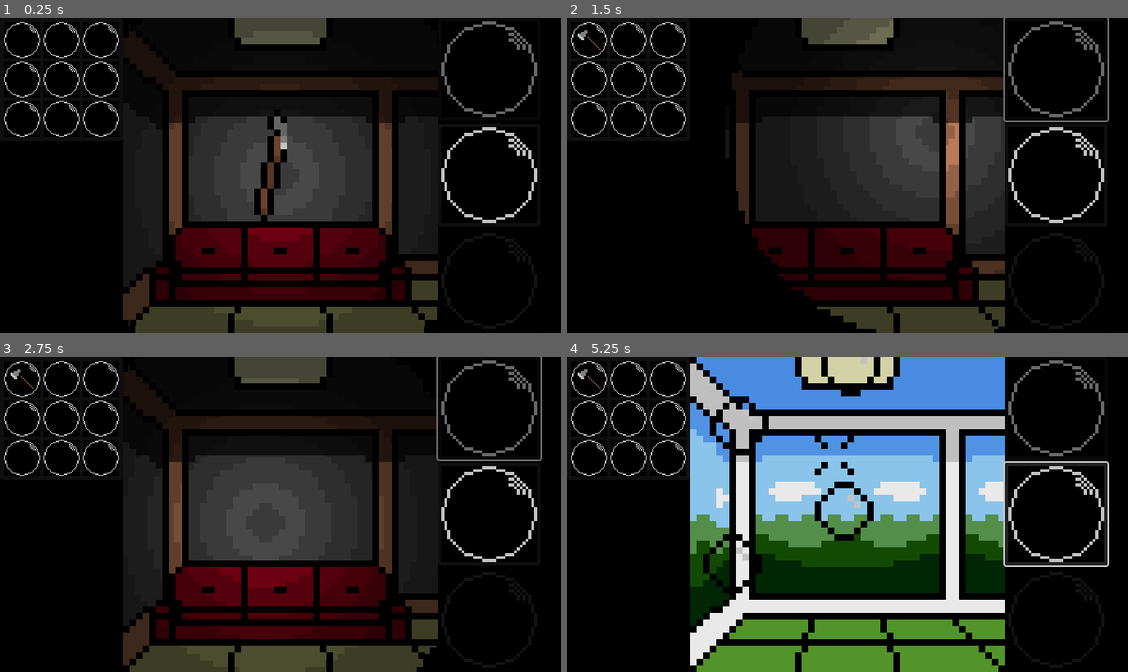
Above: before the commit, frames 1-4 (two rows, left to right).
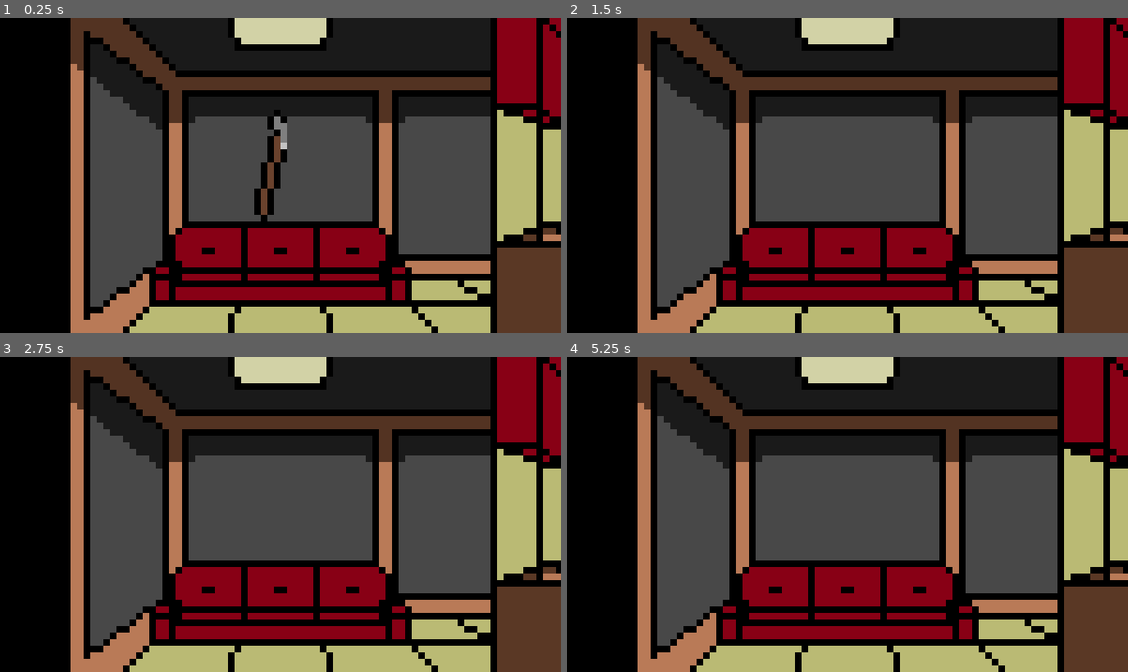
Above: after the commit, the same moments.

Repository: JoseAugusto011/GGJ25
Game: Godot game, scene res://Scenes/node_2d.tscn
Two runs of this game, one before a commit and one after it. Both use one fixed random seed, a clock stepped at 60 frames per second and the inputs below. The engine's default icon, where the game draws it, is replaced by a stand-in: a white triangle on a blue panel in a dark square.
Inputs (mouse positions are in pixels of both pictures, inside the frame that each line leads up to):
- Up to frame 1 (0.25 s): no input
- Up to frame 2 (1.5 s): click (1055, 68) at 0.52 s; drag from (841, 169) to (847, 260) at 1.27 s
- Up to frame 3 (2.75 s): drag from (168, 530) to (280, 514) at 2.02 s
- Up to frame 4 (5.25 s): click (1055, 514) at 2.77 s; move the mouse to (903, 445) at 3.52 s; hold D (Direita) 3.53-4.25 s; click (903, 445) at 3.6 s; drag from (819, 577) to (679, 467) at 4.27 s; move the mouse to (1015, 561) at 5.02 s; hold A (Esquerda) from 5.03 s (still down); click (1015, 561) at 5.1 s

The runs differ from the first frame. In frame 1, 55% of the frame differs, in the area x 0-100%, y 0-100%; in frame 2, 59%; in frame 3, 56%; in frame 4, 74%.

Commit message:
feat: cenario casa

Diff:
--- a/Scenes/node_2d.tscn
+++ b/Scenes/node_2d.tscn
@@ -29,9 +29,14 @@
 [ext_resource type="Texture2D" uid="uid://cogojnrnda7wn" path="res://obstaculos_do_jogo/porta_barrada_vazio.png" id="20_3dy13"]
 [ext_resource type="Texture2D" uid="uid://c1vjf6t4lfxes" path="res://itens_do_jogo/armario_paint_vazio.png" id="20_yuyg1"]
 [ext_resource type="Script" path="res://Scenes/porta_quebrar.gd" id="21_3uwp6"]
+[ext_resource type="Texture2D" uid="uid://ba7kv4nypmtsd" path="res://item_levar/sofa_branco.png" id="21_6cvb2"]
+[ext_resource type="Texture2D" uid="uid://dd00dhi1h7odb" path="res://item_levar/sofa_2_branco.png" id="22_txcax"]
 [ext_resource type="Texture2D" uid="uid://deyl6gfnqy13a" path="res://inventario/bolha_inventario.png" id="26_3kddl"]
 [ext_resource type="Texture2D" uid="uid://dkjorf0y23ope" path="res://itens_do_jogo/geladeira.png" id="28_ev8di"]
 [ext_resource type="Texture2D" uid="uid://cbadq2fj1o7tp" path="res://itens_do_jogo/dispensa.png" id="29_ssfet"]
+[ext_resource type="Texture2D" uid="uid://kt4kqv2t865d" path="res://item_levar/quarto_guitarra.png" id="33_1hqvf"]
+[ext_resource type="Texture2D" uid="uid://nb6n83aaur86" path="res://item_levar/janela_um_comodo.png" id="34_3p01a"]
+[ext_resource type="Texture2D" uid="uid://crg4hws11w4g1" path="res://item_levar/janela_um_comodo_dois.png" id="35_8ohup"]
 
 [sub_resource type="TileSetAtlasSource" id="TileSetAtlasSource_b1w8s"]
 texture = ExtResource("1_t2fe4")
@@ -2467,6 +2472,12 @@
 tile_size = Vector2i(8, 8)
 sources/0 = SubResource("TileSetAtlasSource_15emj")
 
+[sub_resource type="RectangleShape2D" id="RectangleShape2D_3sn7l"]
+size = Vector2(23, 13)
+
+[sub_resource type="RectangleShape2D" id="RectangleShape2D_w5sda"]
+size = Vector2(13, 17.5001)
+
 [node name="Node2D" type="Node2D"]
 
 [node name="mapa" type="Node2D" parent="."]
@@ -2482,6 +2493,7 @@
 tile_set = SubResource("TileSet_n2wgv")
 
 [node name="player" type="Area2D" parent="."]
+visible = false
 position = Vector2(32, 32)
 collision_mask = 3
 script = ExtResource("8_ff1a0")
@@ -2624,6 +2636,21 @@
 position = Vector2(192, 192)
 texture = ExtResource("20_yuyg1")
 
+[node name="sofa_branco" type="Area2D" parent="itens"]
+position = Vector2(448, 64)
+
+[node name="Sprite2D" type="Sprite2D" parent="itens/sofa_branco"]
+texture_filter = 1
+texture = ExtResource("21_6cvb2")
+
+[node name="Sprite2D2" type="Sprite2D" parent="itens/sofa_branco"]
+z_index = -1
+texture = ExtResource("22_txcax")
+
+[node name="CollisionShape2D" type="CollisionShape2D" parent="itens/sofa_branco"]
+position = Vector2(-32, -19)
+shape = SubResource("RectangleShape2D_0uden")
+
 [node name="obstaculos_cenario" type="Node2D" parent="."]
 
 [node name="porta" type="Area2D" parent="obstaculos_cenario"]
@@ -2791,7 +2818,74 @@
 texture = ExtResource("29_ssfet")
 vframes = 2
 
+[node name="quarto" type="Area2D" parent="obstaculos_cenario"]
+z_index = 2
+position = Vector2(64, 192)
+rotation = 1.5708
+
+[node name="CollisionShape2D" type="CollisionShape2D" parent="obstaculos_cenario/quarto"]
+position = Vector2(24.5001, -44.4999)
+shape = SubResource("RectangleShape2D_3sn7l")
+
+[node name="Sprite2D" type="Sprite2D" parent="obstaculos_cenario/quarto"]
+texture_filter = 1
+rotation = 3.14159
+texture = ExtResource("33_1hqvf")
+vframes = 2
+
+[node name="armario" type="Area2D" parent="obstaculos_cenario"]
+z_index = 1
+position = Vector2(64, 192)
+rotation = 3.14159
+
+[node name="CollisionShape2D" type="CollisionShape2D" parent="obstaculos_cenario/armario"]
+position = Vector2(19.0001, 32.5)
+shape = SubResource("RectangleShape2D_fcdmy")
+
+[node name="Sprite2D" type="Sprite2D" parent="obstaculos_cenario/armario"]
+texture_filter = 1
+rotation = 3.14159
+texture = ExtResource("29_ssfet")
+vframes = 2
+
+[node name="janela" type="Area2D" parent="obstaculos_cenario"]
+z_index = 1
+position = Vector2(64, 192)
+rotation = 3.14159
+
+[node name="CollisionShape2D" type="CollisionShape2D" parent="obstaculos_cenario/janela"]
+position = Vector2(33.4999, 32.2501)
+shape = SubResource("RectangleShape2D_w5sda")
+
+[node name="Sprite2D" type="Sprite2D" parent="obstaculos_cenario/janela"]
+texture_filter = 1
+rotation = 3.14159
+texture = ExtResource("34_3p01a")
+vframes = 2
+
+[node name="janela2" type="Area2D" parent="obstaculos_cenario"]
+position = Vector2(192, 64)
+rotation = 3.14159
+
+[node name="CollisionShape2D" type="CollisionShape2D" parent="obstaculos_cenario/janela2"]
+position = Vector2(33.4999, 32.2501)
+shape = SubResource("RectangleShape2D_w5sda")
+
+[node name="Sprite2D" type="Sprite2D" parent="obstaculos_cenario/janela2"]
+texture_filter = 1
+rotation = 3.14159
+texture = ExtResource("34_3p01a")
+vframes = 2
+
+[node name="Sprite2D2" type="Sprite2D" parent="obstaculos_cenario/janela2"]
+z_index = -1
+texture_filter = 1
+rotation = 3.14159
+texture = ExtResource("35_8ohup")
+vframes = 2
+
 [node name="HUD" type="CanvasLayer" parent="."]
+visible = false
 
 [node name="Control" type="Control" parent="HUD"]
 layout_mode = 3
Not shown: 1 places in Scenes/node_2d.tscn that only renumber resources
Binary file added: item_levar/caixa.png
Not shown, added: item_levar/caixa.png.import
Binary file added: item_levar/janela_um_comodo.png
Not shown, added: item_levar/janela_um_comodo.png.import
Binary file added: item_levar/janela_um_comodo_dois.png
Not shown, added: item_levar/janela_um_comodo_dois.png.import
Binary file added: item_levar/machado_branco.png
Not shown, added: item_levar/machado_branco.png.import
Binary file added: item_levar/machado_preto.png
Not shown, added: item_levar/machado_preto.png.import
Binary file added: item_levar/quarto_guitarra.png
(and 11 more such lines)
